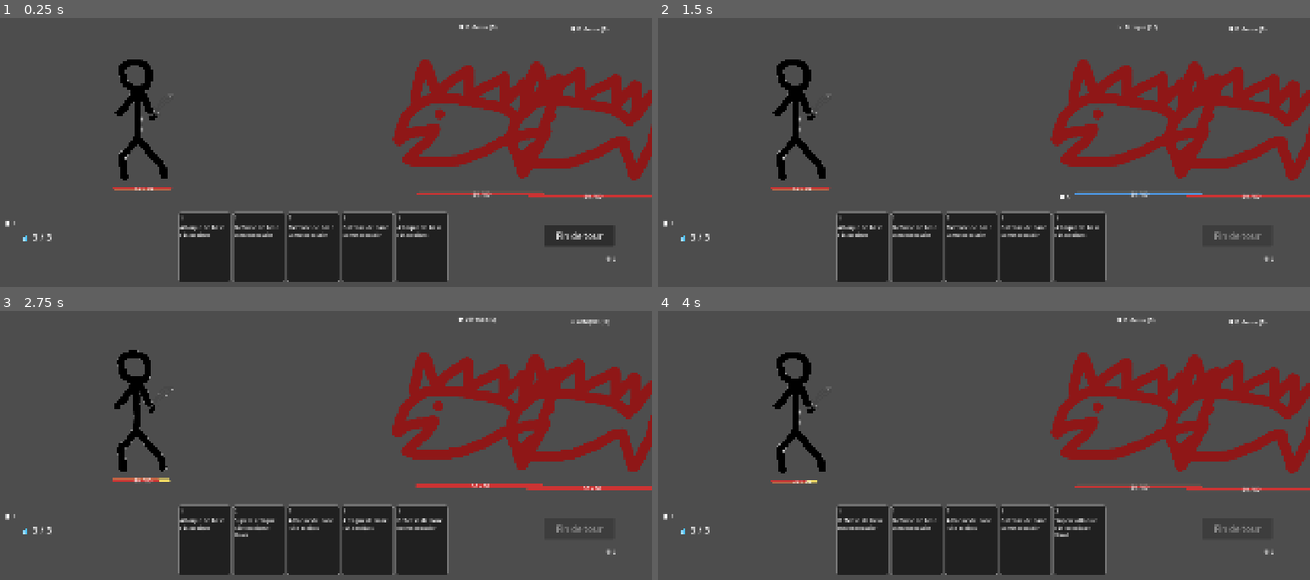
Above: before the commit, frames 1-4 (two rows, left to right).
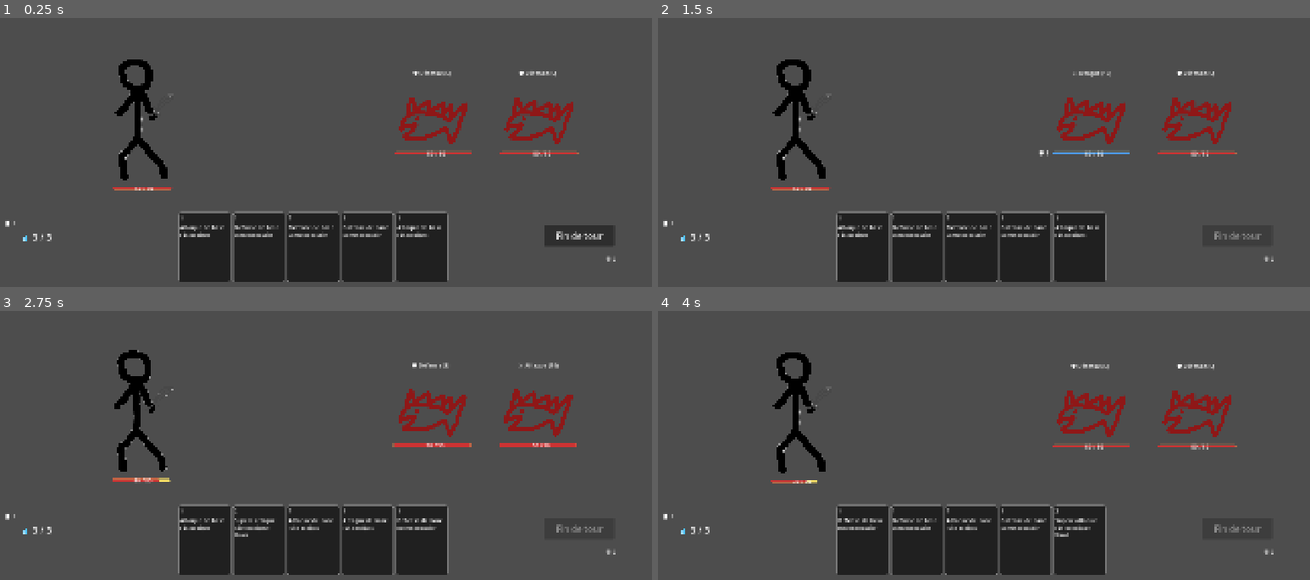
Above: after the commit, the same moments.

Repository: Elehos/jeu_de_bouboules
Game: Godot game, scene res://scenes/combat/combat.tscn
The game is run twice, just before and just after one commit, with the same random seed, the same clock (stepped at 60 frames per second) and the same inputs.
Inputs (mouse positions are in pixels of both pictures, inside the frame that each line leads up to):
- Up to frame 1 (0.25 s): no input
- Up to frame 2 (1.5 s): click "Fin de tour" at 0.5 s; drag from (801, 114) to (1133, 117) at 1.27 s
- Up to frame 3 (2.75 s): click "Fin de tour" at 2 s
- Up to frame 4 (4 s): drag from (1133, 410) to (801, 405) at 2.77 s; click "Fin de tour" at 3.5 s

The runs differ from the first frame. In frame 1, 8.4% of the frame differs, in the area x 60-100%, y 2-68%; in frame 2, 8.4%; in frame 3, 8.7%, in the area x 60-100%, y 2-67%; in frame 4, 8.4%.

Commit message:
update arrow et syle

Diff:
--- a/ressoucesCards/attackCard.tres
+++ b/ressoucesCards/attackCard.tres
@@ -6,6 +6,6 @@
 script = ExtResource("1_74i71")
 card_name = "Attaque de base"
 description = "Fait 3 de dégats"
-damage = 3
+damage = 95
 requires_target = true
 metadata/_custom_type_script = "uid://f3o7b7woxojq"
--- /dev/null
+++ b/scenes/combat/TargetHighlight.gd
@@ -0,0 +1,32 @@
+extends Node2D
+class_name TargetHighlight
+
+@export var rect_size: Vector2 = Vector2(300, 300)
+@export var corner_length: float = 30.0
+@export var line_width: float = 4.0
+@export var highlight_color: Color = Color(1, 0.9, 0.2)
+
+func _ready() -> void:
+	visible = false
+
+func set_active(value: bool) -> void:
+	visible = value
+
+func _draw() -> void:
+	var half: Vector2 = rect_size / 2.0
+	var tl: Vector2 = -half
+	var tr: Vector2 = Vector2(half.x, -half.y)
+	var bl: Vector2 = Vector2(-half.x, half.y)
+	var br: Vector2 = half
+
+	draw_line(tl, tl + Vector2(corner_length, 0), highlight_color, line_width)
+	draw_line(tl, tl + Vector2(0, corner_length), highlight_color, line_width)
+
+	draw_line(tr, tr + Vector2(-corner_length, 0), highlight_color, line_width)
+	draw_line(tr, tr + Vector2(0, corner_length), highlight_color, line_width)
+
+	draw_line(bl, bl + Vector2(corner_length, 0), highlight_color, line_width)
+	draw_line(bl, bl + Vector2(0, -corner_length), highlight_color, line_width)
+
+	draw_line(br, br + Vector2(-corner_length, 0), highlight_color, line_width)
+	draw_line(br, br + Vector2(0, -corner_length), highlight_color, line_width)
--- a/scenes/combat/combat.tscn
+++ b/scenes/combat/combat.tscn
@@ -75,14 +75,8 @@
 position = Vector2(474, 545.5)
 shape = SubResource("RectangleShape2D_ckr0i")
 
-[node name="EnemySlot1" type="Marker2D" parent="WorldRoot" unique_id=1229845398]
-position = Vector2(1429, 560)
-
-[node name="EnemySlot2" type="Marker2D" parent="WorldRoot" unique_id=2047136660]
-position = Vector2(1745, 566)
-
-[node name="EnemySlot3" type="Marker2D" parent="WorldRoot" unique_id=1664503013]
-position = Vector2(1097, 559)
+[node name="EnemyZoneCenter" type="Marker2D" parent="WorldRoot" unique_id=865605184]
+position = Vector2(1450, 565)
 
 [node name="UI" type="CanvasLayer" parent="." unique_id=1345790589]
 
--- a/scenes/combat/enemy.tscn
+++ b/scenes/combat/enemy.tscn
@@ -2,52 +2,59 @@
 
 [ext_resource type="Script" uid="uid://bug7rsw3haj2c" path="res://script/combat/Enemy.gd" id="1_dxtal"]
 [ext_resource type="Texture2D" uid="uid://e1ecrkhdsv07" path="res://assets/monsters/poichon.png" id="2_8afxw"]
+[ext_resource type="Script" uid="uid://cs3twop1gsx2u" path="res://scenes/combat/TargetHighlight.gd" id="3_8afxw"]
 
 [sub_resource type="StyleBoxFlat" id="StyleBoxFlat_563wa"]
 bg_color = Color(0.7254902, 0.5803922, 0.15686275, 1)
 
 [sub_resource type="RectangleShape2D" id="RectangleShape2D_ifpyu"]
-size = Vector2(522, 384.5)
+size = Vector2(212, 170)
 
 [node name="Enemy" type="CharacterBody2D" unique_id=1414696823]
 script = ExtResource("1_dxtal")
 intention_sequence = Array[int]([1, 0, 1, 0])
 
 [node name="HPBarDelayed" type="ProgressBar" parent="." unique_id=820461938]
-offset_left = -175.0
-offset_top = 208.0
-offset_right = 183.0
-offset_bottom = 217.0
+offset_left = -110.0
+offset_top = 87.84
+offset_right = 110.0
+offset_bottom = 96.84
 theme_override_styles/fill = SubResource("StyleBoxFlat_563wa")
 show_percentage = false
+metadata/_edit_use_anchors_ = true
 
 [node name="HPBar" type="ProgressBar" parent="." unique_id=1490257298]
-offset_left = -176.0
-offset_top = 208.0
-offset_right = 184.0
-offset_bottom = 217.0
+offset_left = -110.0
+offset_top = 87.84
+offset_right = 110.0
+offset_bottom = 96.84
 show_percentage = false
 
 [node name="HP" type="Label" parent="." unique_id=1215918533]
 offset_left = -17.0
-offset_top = 201.0
+offset_top = 81.0
 offset_right = 23.0
-offset_bottom = 224.0
+offset_bottom = 104.0
 
 [node name="Sprite2D" type="Sprite2D" parent="." unique_id=1065179813]
+scale = Vector2(0.40118, 0.40117997)
 texture = ExtResource("2_8afxw")
 
 [node name="IntentionLabel" type="Label" parent="." unique_id=946254267]
-offset_left = -54.0
-offset_top = -272.0
-offset_right = 58.0
-offset_bottom = -211.0
+anchors_preset = 5
+anchor_left = 0.5
+anchor_right = 0.5
+offset_left = -56.0
+offset_top = -146.959
+offset_right = 56.0
+offset_bottom = -85.959
+grow_horizontal = 2
 
 [node name="Block" type="Label" parent="." unique_id=1940169795]
-offset_left = -217.0
-offset_top = 210.0
-offset_right = -177.0
-offset_bottom = 233.0
+offset_left = -147.0
+offset_top = 80.0
+offset_right = -107.0
+offset_bottom = 103.0
 
 [node name="ClickArea" type="Area2D" parent="." unique_id=1903516912]
 collision_layer = 8
@@ -55,3 +62,6 @@
 [node name="CollisionShape2D" type="CollisionShape2D" parent="ClickArea" unique_id=688300112]
 position = Vector2(0, -3)
 shape = SubResource("RectangleShape2D_ifpyu")
+
+[node name="TargetHighlight" type="Node2D" parent="." unique_id=1445668286]
+script = ExtResource("3_8afxw")
--- a/script/cards/Card.gd
+++ b/script/cards/Card.gd
@@ -80,13 +80,14 @@
 
 # --- Jeu de la carte ---
 func confirm_play(target: Character) -> void:
-	if not CombatEvents.try_spend_mana(card_data.cost):
+	if CombatEvents.current_mana < card_data.cost:
 		state = CardState.IDLE
 		_return_to_hand()
 		_shrink()
 		return
 
 	state = CardState.PLAYED
+	CombatEvents.try_spend_mana(card_data.cost)
 	print("Carte jouée : ", card_data.card_name)
 	CombatEvents.card_played.emit(card_data, target)
 	DeckManager.discard_card(card_data)
--- a/script/combat/CombatManager.gd
+++ b/script/combat/CombatManager.gd
@@ -20,8 +20,9 @@
 @onready var card_list_popup: CardListPopup = $UI/CardListPopup
 
 var combat_over: bool = false
+@onready var enemy_zone_center: Marker2D = $WorldRoot/EnemyZoneCenter
+@export var enemy_spacing: float = 300.0
 @export var enemy_scene: PackedScene  # glisse Enemy.tscn dans l'Inspecteur
-@onready var enemy_slots: Array[Marker2D] = [$WorldRoot/EnemySlot1, $WorldRoot/EnemySlot2, $WorldRoot/EnemySlot3]
 
 var enemies: Array[Enemy] = []
 
@@ -114,6 +115,7 @@
 
 func _on_enemy_died(dead_enemy: Enemy) -> void:
 	enemies.erase(dead_enemy)
+	dead_enemy.queue_free()
 
 	var all_dead = true
 	for e in enemies:
@@ -178,8 +180,13 @@
 	for i in range(enemy_count):
 		var new_enemy: Enemy = enemy_scene.instantiate()
 		world_root.add_child(new_enemy)
-		new_enemy.global_position = enemy_slots[i].global_position
+		new_enemy.global_position = _compute_enemy_position(i, enemy_count)
 		print("Ennemi ", i, " positionné à : ", new_enemy.global_position)
 		enemies.append(new_enemy)
 		new_enemy.died.connect(_on_enemy_died.bind(new_enemy))
 		new_enemy.damage_taken.connect(_on_damage_taken)
+
+func _compute_enemy_position(index: int, total: int) -> Vector2:
+	# Centre le groupe d'ennemis autour du point central, comme un flex justify-content: center
+	var offset_x: float = (index - (total - 1) / 2.0) * enemy_spacing
+	return enemy_zone_center.global_position + Vector2(offset_x, 0)
--- a/script/combat/Enemy.gd
+++ b/script/combat/Enemy.gd
@@ -20,6 +20,8 @@
 
 # Référence au Label qui affiche l'intention
 @onready var intention_label: Label = $IntentionLabel
+
+@onready var target_highlight: Node2D = $TargetHighlight
 
 # Signal émis à chaque fois que l'intention change
 signal intention_changed(intention: IntentionType)
@@ -55,3 +57,6 @@
 			intention_label.text = "⚔ Attaque (%d)" % attack_power
 		IntentionType.DEFEND:
 			intention_label.text = "🛡 Défense (%d)" % defense_power
+
+func set_targeted(value: bool) -> void:
+	target_highlight.set_active(value)
--- a/script/combat/TargetingArrow.gd
+++ b/script/combat/TargetingArrow.gd
@@ -3,12 +3,14 @@
 
 var active: bool = false
 var source_card: Control = null
+var currently_highlighted: Enemy = null
 
 const ARROW_COLOR: Color = Color(0.9, 0.15, 0.15)
 const ARROW_WIDTH: float = 5.0
 const CURVE_HEIGHT: float = 100.0
 const ARROW_HEAD_SIZE: float = 18.0
 const SEGMENTS: int = 24
+
 
 func _ready() -> void:
 	CombatEvents.targeting_arrow = self
@@ -21,6 +23,9 @@
 func hide_arrow() -> void:
 	active = false
 	source_card = null
+	if currently_highlighted:
+		currently_highlighted.set_targeted(false)
+		currently_highlighted = null
 	queue_redraw()
 
 func _process(_delta: float) -> void:
@@ -28,6 +33,7 @@
 		if not is_instance_valid(source_card):
 			hide_arrow()
 			return
+		_update_target_highlight()
 		queue_redraw()
 
 func _draw() -> void:
@@ -58,3 +64,26 @@
 	var right: Vector2 = tip - direction * ARROW_HEAD_SIZE - perpendicular * ARROW_HEAD_SIZE * 0.5
 
 	draw_polygon(PackedVector2Array([tip, left, right]), PackedColorArray([ARROW_COLOR]))
+
+func _update_target_highlight() -> void:
+	var hovered: Enemy = _find_enemy_under_mouse()
+	if hovered != currently_highlighted:
+		if currently_highlighted:
+			currently_highlighted.set_targeted(false)
+		if hovered:
+			hovered.set_targeted(true)
+		currently_highlighted = hovered
+
+func _find_enemy_under_mouse() -> Enemy:
+	var space_state := get_viewport().get_world_2d().direct_space_state
+	var query := PhysicsPointQueryParameters2D.new()
+	query.position = get_global_mouse_position()
+	query.collision_mask = 0b1000
+	query.collide_with_areas = true
+	query.collide_with_bodies = false
+	var results := space_state.intersect_point(query)
+	for result in results:
+		var collider = result.collider
+		if collider.get_parent() is Enemy:
+			return collider.get_parent()
+	return null
Not shown, added: scenes/combat/TargetHighlight.gd.uid
